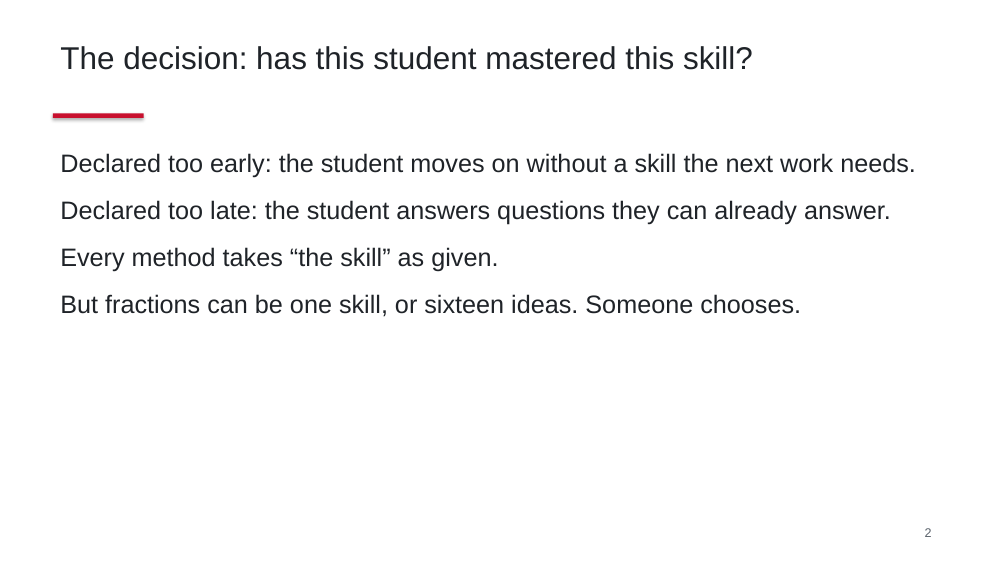
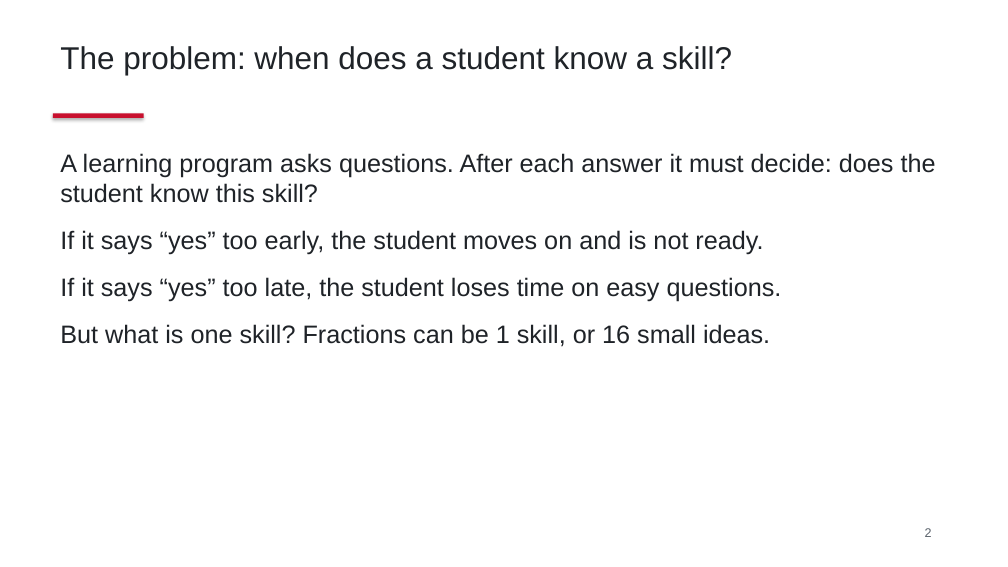
Before and after one commit to DavidTbilisi/zeno-math, a slide deck: slide 2 of docs/thesis/preliminary-defense.pptx. Drawn at 1008x567 pixels with LibreOffice and Linux fonts; fonts in the diff are those of the drawing. Boxes give left, top, right and bottom in pixels: in the first picture for what was removed or moved away, otherwise in the second. Text is boxed around its words. In the diff, an @@ line names an element or a change of style, - is before the commit and + after.

```diff
--- a/docs/thesis/preliminary-defense.pptx
+++ b/docs/thesis/preliminary-defense.pptx
@@ text at (x1=60, y1=46, x2=732, y2=75): text changed @@
-The decision: has this student mastered this skill?
+The problem: when does a student know a skill?
@@ text at (x1=60, y1=153, x2=936, y2=347): text changed @@
-Declared too early: the student moves on without a skill the next work needs.
-Declared too late: the student answers questions they can already answer.
-Every method takes “the skill” as given.
-But fractions can be one skill, or sixteen ideas. Someone chooses.
+A learning program asks questions. After each answer it must decide: does the student know this skill?
+If it says “yes” too early, the student moves on and is not ready.
+If it says “yes” too late, the student loses time on easy questions.
+But what is one skill? Fractions can be 1 skill, or 16 small ideas.
```
Also in this commit, not shown: 10 other slides changed, 2 other files.
